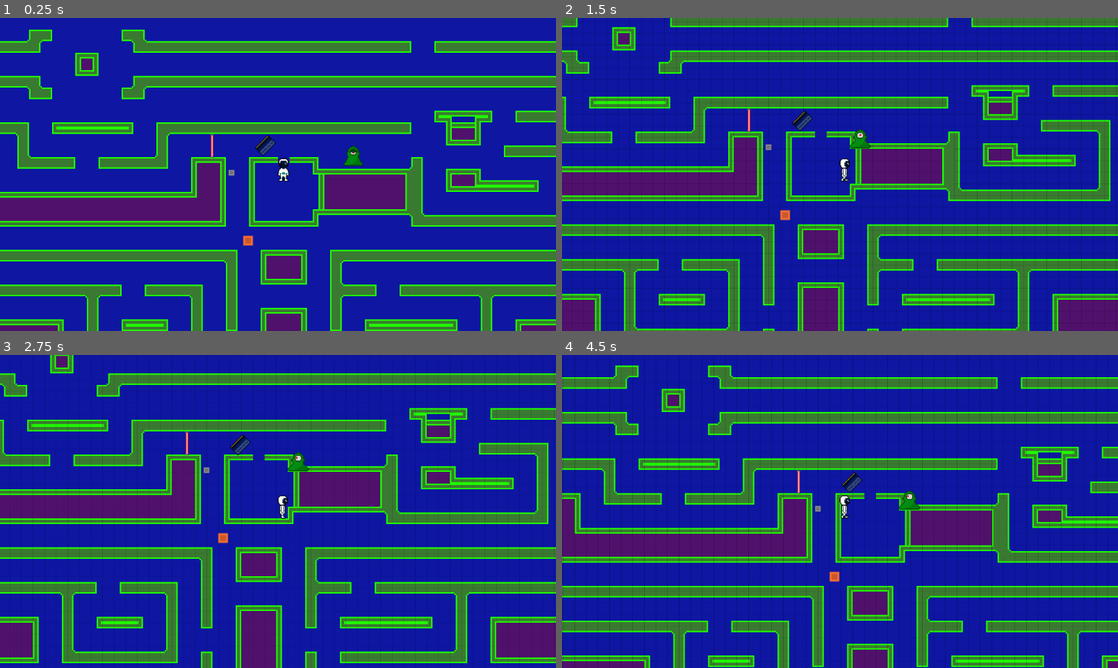
Above: before the commit, frames 1-4 (two rows, left to right).
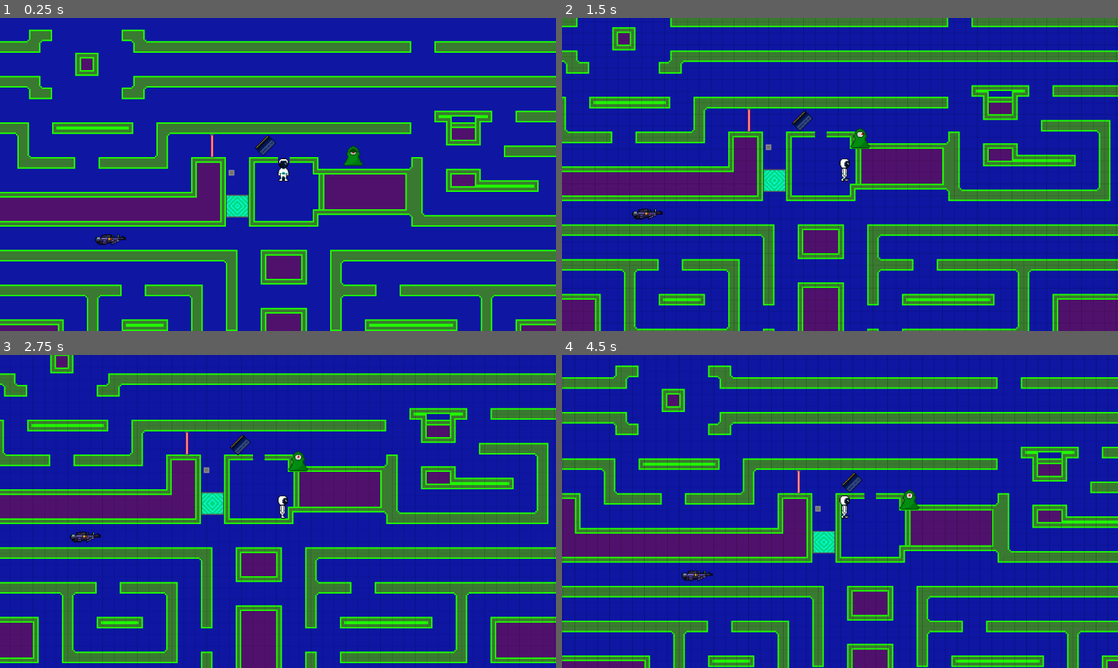
Above: after the commit, the same moments.

Repository: Sh1mmer1/MazeRunner
Game: Godot game, scene res://World/main.tscn
The game is run twice, just before and just after one commit, with the same random seed, the same clock (stepped at 60 frames per second) and the same inputs.
Inputs:
- Up to frame 1 (0.25 s): no input
- Up to frame 2 (1.5 s): hold D (right) 0.53-1.28 s; hold S (down) from 1.28 s (still down)
- Up to frame 3 (2.75 s): release S (down) at 2.03 s; hold D (right) from 2.03 s (still down)
- Up to frame 4 (4.5 s): release D (right) at 2.78 s; hold W (up) 2.78-3.53 s; hold A (left) from 3.53 s (still down)

The runs differ from the first frame. In frame 1, 0.5% of the frame differs, in the area x 17-46%, y 56-73%; in frame 2, 0.6%; in frame 3, 0.6%, in the area x 12-56%, y 30-61%; in frame 4, 0.6%.

Commit message:
Added gun texture, made gun functional, added speed texture, added door texture

Diff:
--- a/Charecters/Enemy - one/enemy.gd
+++ b/Charecters/Enemy - one/enemy.gd
@@ -1,9 +1,11 @@
 extends CharacterBody2D
+
+class_name Enemy
 
 var speed: float = 100
 var player_chase: bool = false
 var player: Player = null
-
+var alien_is_dead: bool = false
 
 func _physics_process(delta):
 	if player_chase and player != null:
@@ -29,3 +31,14 @@
 func _on_area_2d_body_entered(body):
 	if body.has_method("die"):
 		body.die()
+
+func dieAlien():
+	if not alien_is_dead:
+		player_chase = false
+		alien_is_dead = true
+		$DeathSound.play()
+		$AnimatedSprite2D.play("death")
+
+
+func _on_gun_gun_pickup(is_picked_up):
+	pass # Replace with function body.
--- a/Charecters/Enemy - one/enemy.tscn
+++ b/Charecters/Enemy - one/enemy.tscn
@@ -1,11 +1,8 @@
-[gd_scene load_steps=37 format=3 uid="uid://dw3fkahx3vh0t"]
+[gd_scene load_steps=34 format=3 uid="uid://dw3fkahx3vh0t"]
 
 [ext_resource type="Script" path="res://Charecters/Enemy - one/enemy.gd" id="1_6tntp"]
 [ext_resource type="Texture2D" uid="uid://dw06en48ousxm" path="res://Assets/Alien - enemy/Alien - movement/alien front/alien_front0.png" id="2_3e8sd"]
-[ext_resource type="Texture2D" uid="uid://cgx2xllp0dglk" path="res://Assets/Alien - enemy/Alien - death/alien_death00.png" id="2_4kp23"]
-[ext_resource type="Texture2D" uid="uid://pgiv81woka1n" path="res://Assets/Alien - enemy/Alien - death/alien_death01.png" id="3_0ne4f"]
 [ext_resource type="Texture2D" uid="uid://dnbm5crygeffu" path="res://Assets/Alien - enemy/Alien - movement/alien front/alien_front1.png" id="3_uypwk"]
-[ext_resource type="Texture2D" uid="uid://dxnsvo323b7v7" path="res://Assets/Alien - enemy/Alien - death/alien_death02.png" id="4_7tuqq"]
 [ext_resource type="Texture2D" uid="uid://b1nfvsqkblyp7" path="res://Assets/Alien - enemy/Alien - movement/alien front/alien_front2.png" id="4_tuuha"]
 [ext_resource type="Texture2D" uid="uid://cvdk72vjeuwis" path="res://Assets/Alien - enemy/Alien - death/alien_death03.png" id="5_8xfni"]
 [ext_resource type="Texture2D" uid="uid://ct35aye8buw78" path="res://Assets/Alien - enemy/Alien - movement/alien front/alien_front3.png" id="5_v2n8v"]
@@ -64,15 +61,6 @@
 animations = [{
 "frames": [{
 "duration": 1.0,
-"texture": ExtResource("2_4kp23")
-}, {
-"duration": 1.0,
-"texture": ExtResource("3_0ne4f")
-}, {
-"duration": 1.0,
-"texture": ExtResource("4_7tuqq")
-}, {
-"duration": 1.0,
 "texture": ExtResource("5_8xfni")
 }, {
 "duration": 1.0,
@@ -99,7 +87,7 @@
 "duration": 1.0,
 "texture": ExtResource("13_ddmjv")
 }],
-"loop": true,
+"loop": false,
 "name": &"death",
 "speed": 5.0
 }, {
@@ -154,14 +142,13 @@
 
 [node name="Enemy" type="CharacterBody2D"]
 collision_layer = 8
-collision_mask = 7
+collision_mask = 23
 script = ExtResource("1_6tntp")
 
 [node name="AnimatedSprite2D" type="AnimatedSprite2D" parent="."]
 position = Vector2(1, 3)
 sprite_frames = SubResource("SpriteFrames_0a3ja")
-animation = &"idle"
-frame_progress = 0.628968
+animation = &"death"
 
 [node name="detection_area" type="Area2D" parent="AnimatedSprite2D"]
 collision_layer = 8
--- a/Charecters/Player/Player.gd
+++ b/Charecters/Player/Player.gd
@@ -10,6 +10,8 @@
 var animated_sprite: AnimatedSprite2D
 var body_sprite: Sprite2D
 var is_animating: bool = false
+var enemy: Enemy = null
+var is_gun_picked_up:bool = false
 @onready var animation_player = $AnimationPlayer
 @onready var collision_shape = $CollisionShape2D
 
@@ -21,6 +23,7 @@
 	body_sprite.visible = true
 	animated_sprite.visible = false
 	animation_player.play("idle_main")
+
 
 func _physics_process(delta):
 	if not is_dead:
@@ -72,3 +75,13 @@
 
 func set_speed(new_speed: float):
 	speed = new_speed
+
+
+func _on_range_body_entered(body):
+	if is_gun_picked_up:
+		if body.has_method("dieAlien"):
+			body.dieAlien()
+
+
+func _on_gun_gun_pickup(is_picked_up):
+	is_gun_picked_up = is_picked_up
--- a/Charecters/Player/Player.tscn
+++ b/Charecters/Player/Player.tscn
@@ -26,6 +26,7 @@
 [ext_resource type="Texture2D" uid="uid://xhxs13tff6pk" path="res://Assets/Astronaut - player/astronaut_death/alien_death11.png" id="24_s2sd0"]
 [ext_resource type="AudioStream" uid="uid://d06ny7ypsx817" path="res://sounds tracks/snd_footsteps_concrete-36690.mp3" id="25_g74ga"]
 [ext_resource type="AudioStream" uid="uid://cy37ktjjn0qxe" path="res://sounds tracks/male-death-sound-128357.mp3" id="26_intwu"]
+[ext_resource type="Script" path="res://Charecters/Player/ShootRange.gd" id="27_5dmk2"]
 
 [sub_resource type="CapsuleShape2D" id="CapsuleShape2D_5lh41"]
 radius = 22.0
@@ -154,8 +155,12 @@
 "idle_main": SubResource("Animation_7s4qu")
 }
 
+[sub_resource type="RectangleShape2D" id="RectangleShape2D_wphys"]
+size = Vector2(369, 51)
+
 [node name="Player" type="CharacterBody2D"]
 collision_layer = 3
+collision_mask = 9
 motion_mode = 1
 script = ExtResource("1_n0hds")
 speed = 5000.0
@@ -189,3 +194,14 @@
 [node name="DeathSound" type="AudioStreamPlayer" parent="."]
 stream = ExtResource("26_intwu")
 volume_db = -20.0
+
+[node name="Range" type="Area2D" parent="."]
+collision_layer = 17
+collision_mask = 9
+
+[node name="ShootRange" type="CollisionShape2D" parent="Range"]
+position = Vector2(-0.5, -10.5)
+shape = SubResource("RectangleShape2D_wphys")
+script = ExtResource("27_5dmk2")
+
+[connection signal="body_entered" from="Range" to="." method="_on_range_body_entered"]
--- /dev/null
+++ b/Charecters/Player/ShootRange.gd
@@ -0,0 +1,11 @@
+extends CollisionShape2D
+
+
+# Called when the node enters the scene tree for the first time.
+func _ready():
+	pass # Replace with function body.
+
+
+# Called every frame. 'delta' is the elapsed time since the previous frame.
+func _process(delta):
+	pass
--- /dev/null
+++ b/World/gun.gd
@@ -0,0 +1,18 @@
+extends Area2D
+
+class_name Gun
+
+var gun:AnimatedSprite2D
+signal gun_pickup(is_picked_up:bool)
+var is_picked_up = false
+
+func _ready():
+	gun = $gun
+	gun.play("default_gun")
+
+func _on_body_entered(body):
+	if body is Player:
+		gun_pickup.emit(true)
+		queue_free()
+		is_picked_up = true
+		print("PickupGun")
--- /dev/null
+++ b/World/gun.tscn
@@ -0,0 +1,28 @@
+[gd_scene load_steps=4 format=3 uid="uid://dmo3a10xt0rid"]
+
+[ext_resource type="Texture2D" uid="uid://cidjxud6j7gyt" path="res://Assets/Gun/ginklas-1.png" id="1_w5a3g"]
+
+[sub_resource type="SpriteFrames" id="SpriteFrames_dedy8"]
+animations = [{
+"frames": [{
+"duration": 1.0,
+"texture": ExtResource("1_w5a3g")
+}],
+"loop": true,
+"name": &"default_gun",
+"speed": 5.0
+}]
+
+[sub_resource type="RectangleShape2D" id="RectangleShape2D_p8dt0"]
+size = Vector2(138, 40)
+
+[node name="Gun" type="Area2D"]
+
+[node name="gun" type="AnimatedSprite2D" parent="."]
+sprite_frames = SubResource("SpriteFrames_dedy8")
+animation = &"default_gun"
+
+[node name="CollisionShape2D" type="CollisionShape2D" parent="."]
+visible = false
+position = Vector2(1, 1)
+shape = SubResource("RectangleShape2D_p8dt0")
--- a/World/main.tscn
+++ b/World/main.tscn
@@ -13,6 +13,8 @@
 [ext_resource type="Texture2D" uid="uid://gp8wwkur8o0t" path="res://Assets/Map - Space/SpaceWalls/fixedsiena4.png" id="5_ufi42"]
 [ext_resource type="PackedScene" uid="uid://bjsdsfgryu31g" path="res://World/speed.tscn" id="6_4cdrg"]
 [ext_resource type="Texture2D" uid="uid://bajkrnt243lbt" path="res://Assets/Map - Space/SpaceWalls/fixedsiena6.png" id="8_ly2m7"]
+[ext_resource type="PackedScene" uid="uid://dmo3a10xt0rid" path="res://World/gun.tscn" id="14_acdem"]
+[ext_resource type="Script" path="res://World/gun.gd" id="15_g1gkp"]
 
 [sub_resource type="TileSetAtlasSource" id="TileSetAtlasSource_0ngif"]
 texture = ExtResource("1_k12qa")
@@ -645,8 +647,8 @@
 [node name="Speed" type="Node2D" parent="TileMap"]
 
 [node name="Area2D" parent="TileMap/Speed" instance=ExtResource("6_4cdrg")]
-position = Vector2(-62, 137)
-scale = Vector2(2, 2)
+position = Vector2(-85, 64)
+scale = Vector2(0.45, 0.45)
 
 [node name="Player" parent="TileMap" instance=ExtResource("1_5eya8")]
 light_mask = 2
@@ -659,3 +661,13 @@
 
 [node name="Camera2D" type="Camera2D" parent="TileMap/Player"]
 position = Vector2(-27.5, 5)
+
+[node name="Gun" type="Node2D" parent="TileMap"]
+
+[node name="Gun" parent="TileMap/Gun" instance=ExtResource("14_acdem")]
+position = Vector2(-347, 134)
+scale = Vector2(0.5, 0.5)
+script = ExtResource("15_g1gkp")
+
+[connection signal="body_entered" from="TileMap/Gun/Gun" to="TileMap/Gun/Gun" method="_on_body_entered"]
+[connection signal="gun_pickup" from="TileMap/Gun/Gun" to="TileMap/Player" method="_on_gun_gun_pickup"]
--- a/World/menu.tscn
+++ b/World/menu.tscn
@@ -47,8 +47,8 @@
 
 [node name="Sprite2D" type="Sprite2D" parent="."]
 z_index = 1
-position = Vector2(578, 325)
-scale = Vector2(0.601042, 0.601852)
+position = Vector2(578, 327)
+scale = Vector2(0.601042, 0.598148)
 texture = ExtResource("6_5rgnc")
 
 [node name="Main_menu" type="AnimationPlayer" parent="Sprite2D"]
--- a/World/speed.gd
+++ b/World/speed.gd
@@ -6,7 +6,7 @@
 var time: float = 0
 
 func _ready():
-	pass
+	$AnimatedSprite2D.play("default_speed")
 
 func _process(delta):
 	if speed_change:
--- a/World/speed.tscn
+++ b/World/speed.tscn
@@ -1,21 +1,37 @@
-[gd_scene load_steps=5 format=3 uid="uid://bjsdsfgryu31g"]
+[gd_scene load_steps=9 format=3 uid="uid://bjsdsfgryu31g"]
 
 [ext_resource type="Script" path="res://World/speed.gd" id="1_0gn3t"]
-[ext_resource type="Texture2D" uid="uid://dfspnw2k66bgg" path="res://Assets/temp - kopija.png" id="1_vhpuw"]
+[ext_resource type="Texture2D" uid="uid://bjm2h7u8qhjju" path="res://Assets/Speed/sprite_powerup0.png" id="2_qya7p"]
+[ext_resource type="Texture2D" uid="uid://djifhdxcwjtp8" path="res://Assets/Speed/sprite_powerup1.png" id="3_v32df"]
+[ext_resource type="Texture2D" uid="uid://bff150qyb0p3x" path="res://Assets/Speed/sprite_powerup2.png" id="4_caxp1"]
+[ext_resource type="Texture2D" uid="uid://dr7q4ije6h0my" path="res://Assets/Speed/sprite_powerup3.png" id="5_chvyf"]
+[ext_resource type="Texture2D" uid="uid://dd44kvg7wpqd" path="res://Assets/Speed/sprite_powerup4.png" id="6_aliha"]
 
 [sub_resource type="SpriteFrames" id="SpriteFrames_fpj88"]
 animations = [{
 "frames": [{
 "duration": 1.0,
-"texture": ExtResource("1_vhpuw")
+"texture": ExtResource("2_qya7p")
+}, {
+"duration": 1.0,
+"texture": ExtResource("3_v32df")
+}, {
+"duration": 1.0,
+"texture": ExtResource("4_caxp1")
+}, {
+"duration": 1.0,
+"texture": ExtResource("5_chvyf")
+}, {
+"duration": 1.0,
+"texture": ExtResource("6_aliha")
 }],
 "loop": true,
-"name": &"default",
+"name": &"default_speed",
 "speed": 5.0
 }]
 
 [sub_resource type="RectangleShape2D" id="RectangleShape2D_jutv5"]
-size = Vector2(10, 10)
+size = Vector2(103, 102)
 
 [node name="Area2D" type="Area2D"]
 script = ExtResource("1_0gn3t")
@@ -23,8 +39,10 @@
 [node name="AnimatedSprite2D" type="AnimatedSprite2D" parent="."]
 position = Vector2(2, 3)
 sprite_frames = SubResource("SpriteFrames_fpj88")
+animation = &"default_speed"
 
 [node name="CollisionShape2D" type="CollisionShape2D" parent="."]
+position = Vector2(1.5, 3)
 shape = SubResource("RectangleShape2D_jutv5")
 
 [connection signal="body_entered" from="." to="." method="_on_body_entered"]
Binary file added: Assets/Door/sprite_door0.png
Not shown, changed: Assets/Door/sprite_door0.png.import
Binary file added: Assets/Door/sprite_door1.png
Not shown, added: Assets/Door/sprite_door1.png.import
Binary file added: Assets/Door/sprite_door2.png
Not shown, changed: Assets/Door/sprite_door2.png.import
Binary file added: Assets/Door/sprite_door3.png
Not shown, added: Assets/Door/sprite_door3.png.import
Binary file added: Assets/Door/sprite_door4.png
Not shown, added: Assets/Door/sprite_door4.png.import
Binary file added: Assets/Door/sprite_door5.png
Not shown, changed: Assets/Door/sprite_door5.png.import
(and 26 more such lines)
